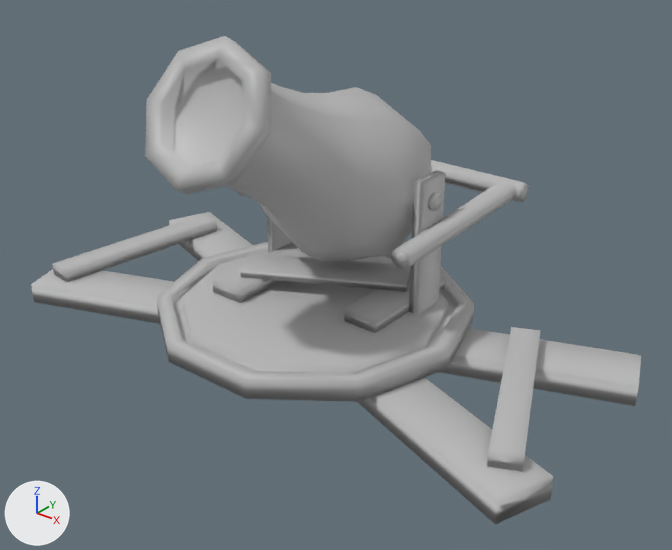
The FBX model RaiderRoad/Assets/Art/Models/Car Weapons/Cannon/Cannon_Fire.fbx, before and after one commit.
Rendered twice from a 50 mm camera at (1.67, -1.98, 1.47) aimed at (0.14, -0.06, 0.28). Lighting does not change. The marker at lower left points along +X, +Y and +Z. Both versions are drawn at frame 10 of the action 'Take 001'; the numbers are the values there.

The older version as bpy lines, for what is in view:
```python
me_mesh_005 = bpy.data.meshes.new('Mesh.005')
me_mesh_005.from_pydata(...)  # a box spanning x -5.7..5.7, y -2.1..2.1, z -18.6..18.6
me_mesh_005.materials.append(mat_lambert1)  # grey #bcbcbc
me_mesh_006 = bpy.data.meshes.new('Mesh.006')
me_mesh_006.from_pydata(...)  # a box spanning x -5.7..5.7, y -2.1..2.1, z -24.6..24.6
me_mesh_006.materials.append(mat_lambert1)  # grey #bcbcbc
me_mesh_024 = bpy.data.meshes.new('Mesh.024')
me_mesh_024.from_pydata(...)  # 122 vertices, 120 faces; spans x -27.2..27.2, y -27.2..27.2, z -27.2..69.2
me_mesh_024.materials.append(mat_lambert1)  # grey #bcbcbc
ob_cannonbarrel = bpy.data.objects.new('cannonBarrel', me_mesh_024)
ob_cannonbarrel.parent = ob_cannonmount
ob_cannonbarrel.location = (0.0, 37.57, -17.27)
ob_cannonbarrel.rotation_euler = (-0.518, 0.0, 0.0)  # degrees (-30, 0, 0)
ob_l_base2x4_001 = bpy.data.objects.new('L_Base2x4.001', me_mesh_005)
ob_l_base2x4_001.parent = ob_wood
ob_l_base2x4_001.location = (22.01, 7.621, -13.18)
ob_r_base2x4_001 = bpy.data.objects.new('R_Base2x4.001', me_mesh_006)
ob_r_base2x4_001.parent = ob_wood
ob_r_base2x4_001.location = (-22.15, 7.621, -8.183)
# also in view: 'L_Mount2x4' at (0.29, 0.18, 0.34); 'BaseMountPlank1' at (0.0, 0.0, 0.04); 'RotatingBase' at (0.0, 0.0, 0.11); 'L_Base2x4' at (0.72, -0.01, 0.09); 'R_Base2x4' at (-0.82, -0.01, 0.09)
```
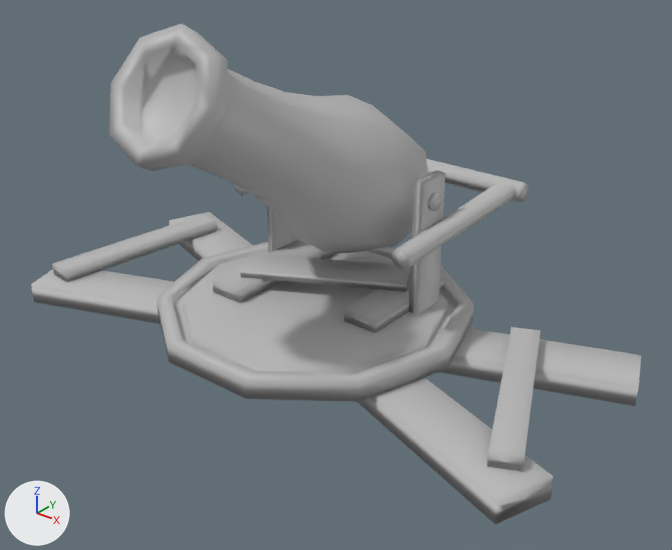
Location of each change, [x1, y1, x2, y2] in pixels of the pictures (672 x 550 px):
'cannonBarrel', rescaled (11% wider): before [145, 36, 431, 262]; after [109, 24, 428, 253]

Diff of the bpy script that builds the scene:
```diff
--- a/RaiderRoad/Assets/Art/Models/Car Weapons/Cannon/Cannon_Fire.fbx.py
+++ b/RaiderRoad/Assets/Art/Models/Car Weapons/Cannon/Cannon_Fire.fbx.py
@@ ob_cannonbarrel @@
 ob_cannonbarrel.rotation_euler = (-0.518, 0.0, 0.0)  # degrees (-30, 0, 0)
+ob_cannonbarrel.scale = (0.874, 0.874, 1.21)
```
